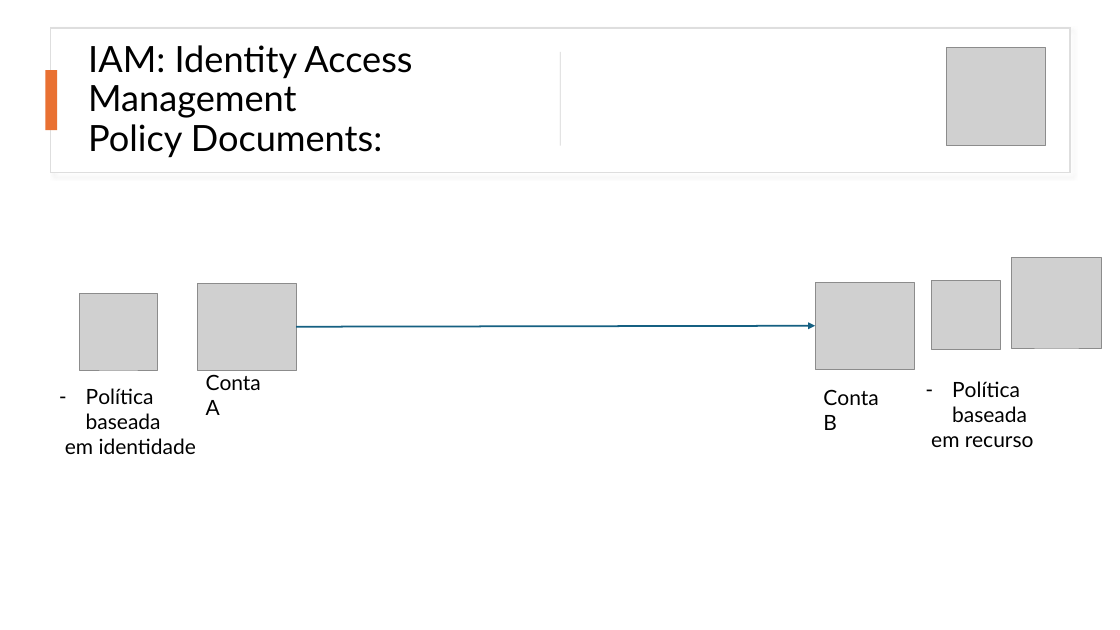
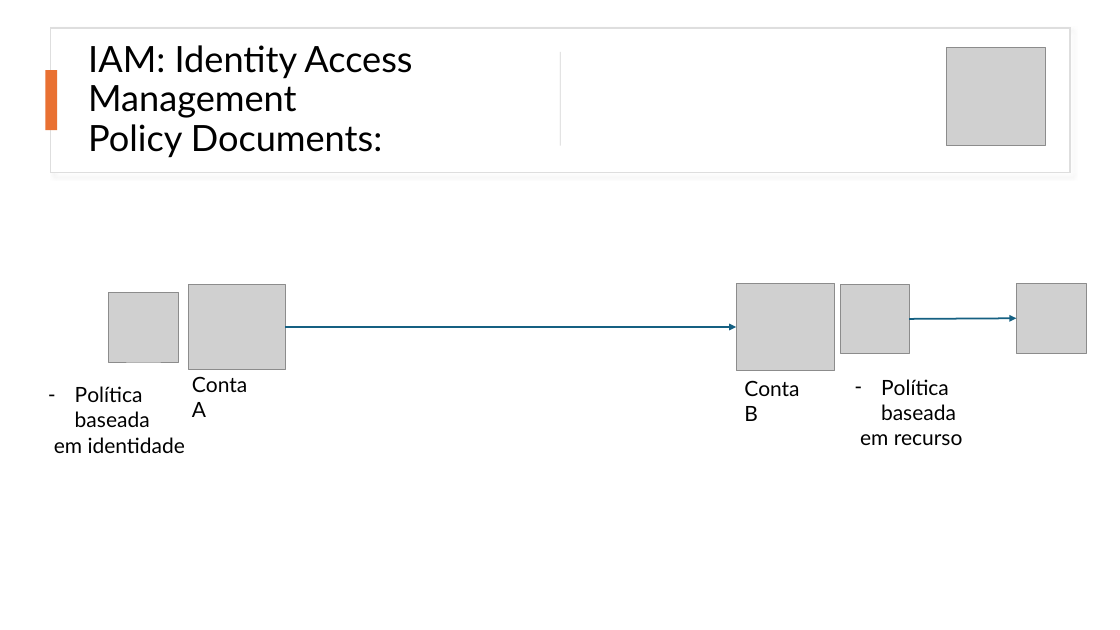
Before and after one commit to marcelomamorim/preparation-solutions-architect-associate, a slide deck: slide 13 of assets/slides/Semana2.pptx (slide 15 before the commit). Drawn at 1120x630 pixels with LibreOffice and Linux fonts; fonts in the diff are those of the drawing; grey boxes stand for pictures. Boxes give left, top, right and bottom in pixels: in the first picture for what was removed or moved away, otherwise in the second. Text is boxed around its words. In the diff, an @@ line names an element or a change of style, - is before the commit and + after.

```diff
--- a/assets/slides/Semana2.pptx
+++ b/assets/slides/Semana2.pptx
@@ picture: place and size @@
-picture at bbox=[80, 293, 157, 370]
+picture at bbox=[108, 292, 179, 362]
@@ picture: place and size @@
-picture at bbox=[197, 283, 297, 371]
+picture at bbox=[189, 285, 285, 370]
@@ picture: place and size @@
-picture at bbox=[815, 282, 914, 370]
+picture at bbox=[736, 283, 835, 371]
@@ picture: place and size @@
-picture at bbox=[932, 281, 1001, 350]
+picture at bbox=[840, 285, 909, 354]
@@ picture: place and size @@
-picture at bbox=[1012, 258, 1102, 348]
+picture at bbox=[1017, 283, 1086, 353]
@@ arrow moved from (297, 327) - (815, 326) to (285, 327) - (736, 327) @@
@@ arrow added from (909, 319) to (1017, 318), #156082 1.5 pt @@
@@ text "Política baseada": place and size @@
-text "Política baseada" at bbox=[65, 388, 196, 454]
+text "Política baseada" at bbox=[54, 386, 185, 453]
@@ text "Conta A": place and size @@
-text "Conta A" at bbox=[206, 374, 261, 415]
+text "Conta A" at bbox=[192, 376, 247, 417]
@@ text "Conta B": place and size @@
-text "Conta B" at bbox=[823, 389, 878, 430]
+text "Conta B" at bbox=[744, 380, 799, 421]
@@ text "Política baseada": place and size @@
-text "Política baseada" at bbox=[931, 381, 1034, 447]
+text "Política baseada" at bbox=[860, 379, 963, 445]
```
Also in this commit, not shown: 8 other slides changed, 4 slides removed, 19 other files.
